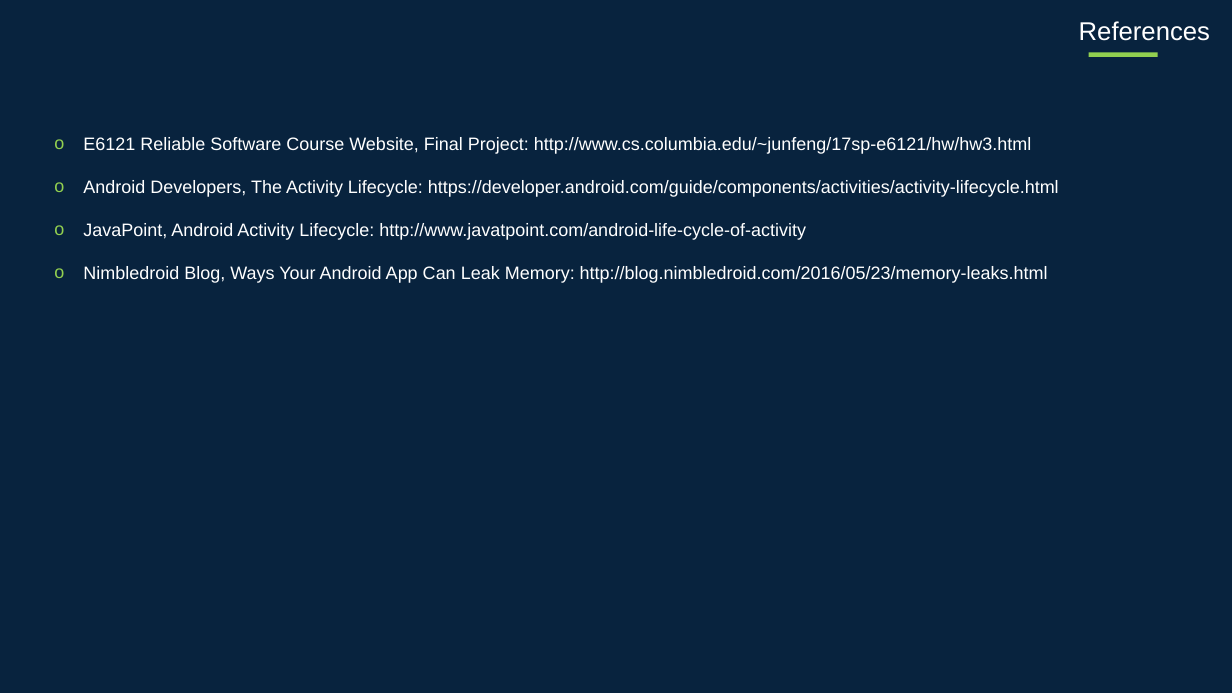
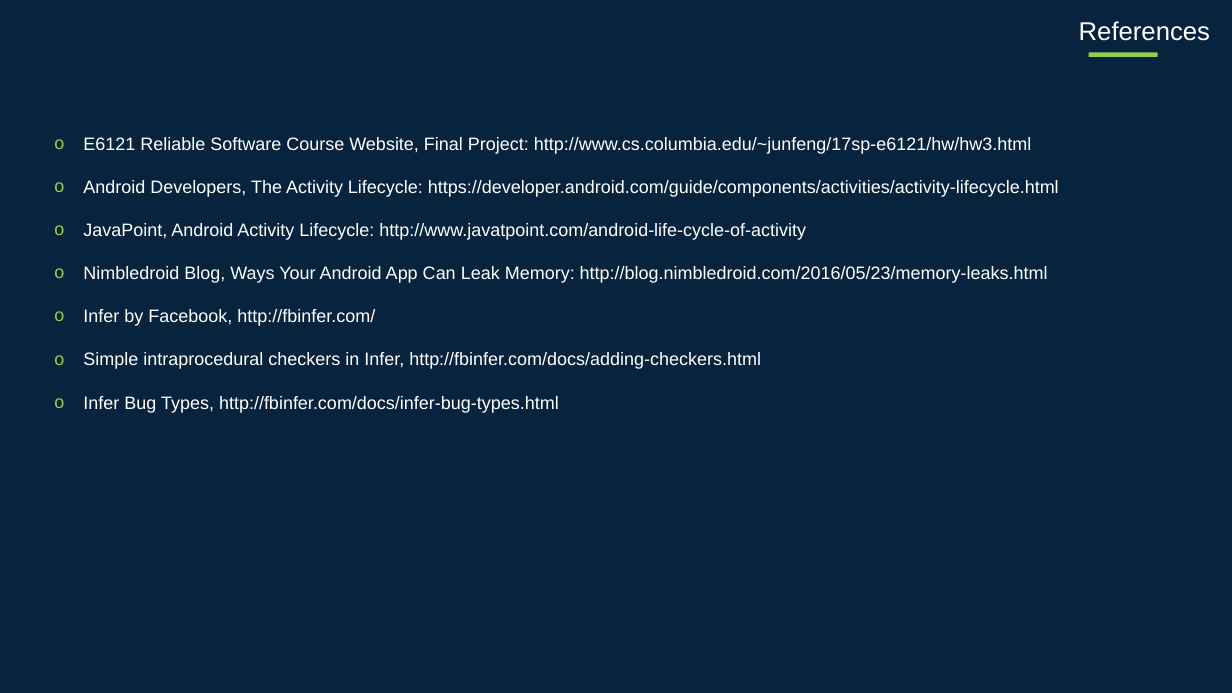
Before and after one commit to jsachs/infer, a slide deck: slide 23 of infeRS/InfeRS.pptx (slide 19 before the commit). Drawn at 1232x693 pixels with LibreOffice and Linux fonts; fonts in the diff are those of the drawing. Boxes give left, top, right and bottom in pixels: in the first picture for what was removed or moved away, otherwise in the second. Text is boxed around its words. In the diff, an @@ line names an element or a change of style, - is before the commit and + after.

```diff
--- a/infeRS/InfeRS.pptx
+++ b/infeRS/InfeRS.pptx
@@ text at <box>83,309,761,413</box>: paragraphs added @@
+o Infer by Facebook, http://fbinfer.com/
+o Simple intraprocedural checkers in Infer, http://fbinfer.com/docs/adding-checkers.html
+o Infer Bug Types, http://fbinfer.com/docs/infer-bug-types.html
```
Also in this commit, not shown: 8 other slides changed, 8 slides added, 4 other files.
